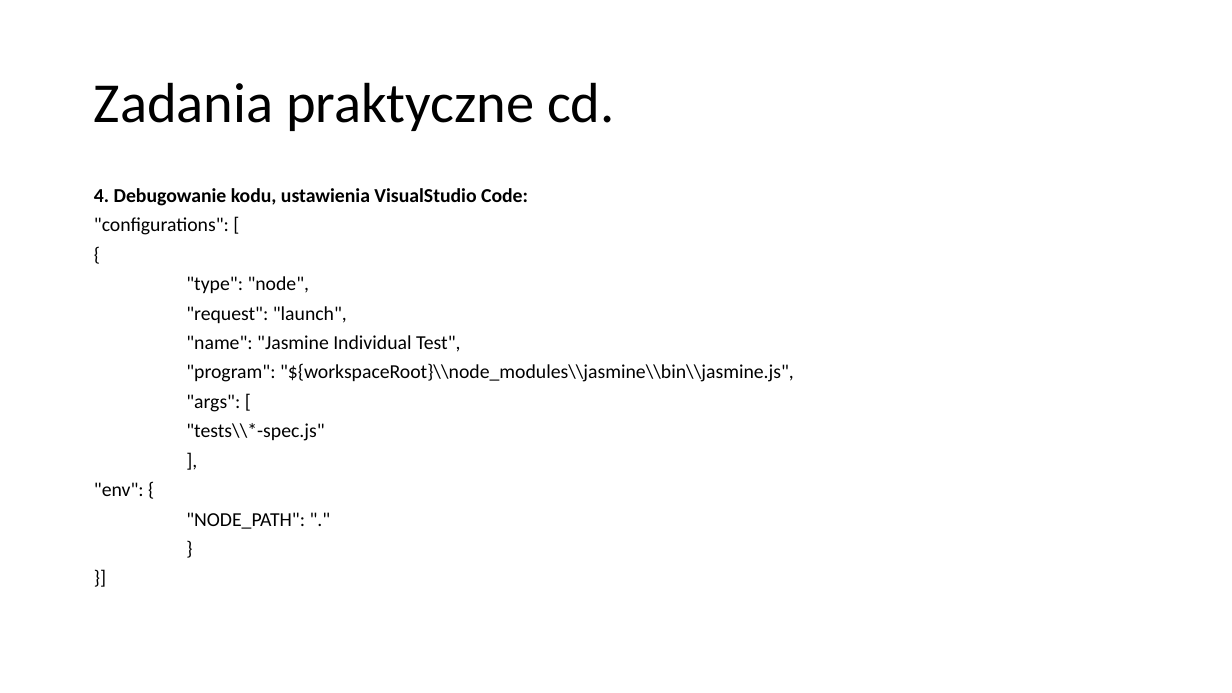
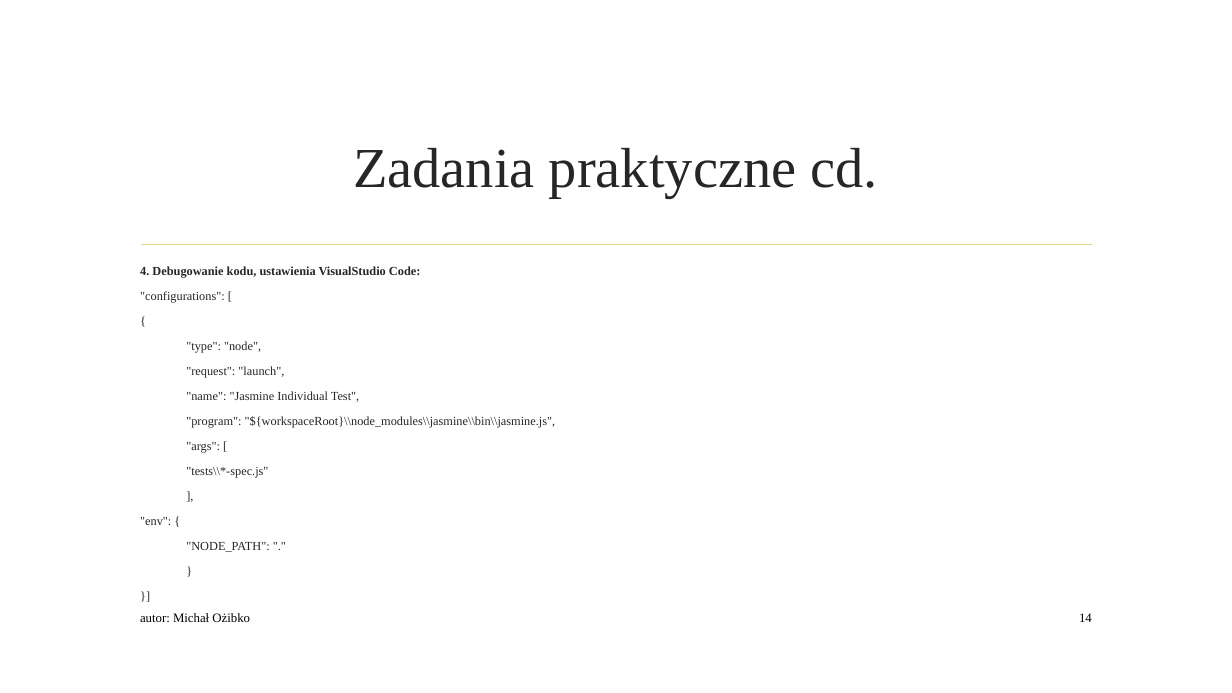
Before and after one commit to qadevpl/repo, a slide deck: slide 14 of JSRestApi/WarsztatQA.pptx. Drawn at 1232x693 pixels with LibreOffice and Linux fonts; fonts in the diff are those of the drawing; background and template pictures are left out. Boxes give left, top, right and bottom in pixels: in the first picture for what was removed or moved away, otherwise in the second. Text is boxed around its words. In the diff, an @@ line names an element or a change of style, - is before the commit and + after.

```diff
--- a/JSRestApi/WarsztatQA.pptx
+++ b/JSRestApi/WarsztatQA.pptx
@@ title "Zadania praktyczne cd.": place and size @@
-title "Zadania praktyczne cd." at <box>94,82,615,131</box>
+title "Zadania praktyczne cd." at <box>353,148,878,198</box>
@@ title "Zadania praktyczne cd." at <box>353,148,878,198</box>: font Calibri to Times New Roman, text colour #000000 to #262626; alignment left to centre; line spacing 0.9 to 1 @@
@@ text "4. Debugowanie kodu, ustawienia VisualStudio ...": place and size @@
-text "4. Debugowanie kodu, ustawienia VisualStudio ..." at <box>94,188,794,529</box>
+text "4. Debugowanie kodu, ustawienia VisualStudio ..." at <box>140,266,556,552</box>
@@ text "4. Debugowanie kodu, ustawienia VisualStudio ..." at <box>140,266,556,552</box>: size 15.4 to 9.6 pt, font Calibri to Times New Roman, text colour #000000 to #262626; line spacing 0.7 to 1; less space between paragraphs @@
@@ line added from (141, 245) to (1092, 245), #E8D191 1.25 pt @@
@@ text added at <box>140,613,250,622</box>, 10 pt, text #000000 @@
+autor: Michał Ożibko
@@ page number added at <box>1079,613,1092,622</box>, 10 pt, text #000000 @@
+14
```
Also in this commit, not shown: 15 other slides changed, 1 slide added, 1 slide removed.
